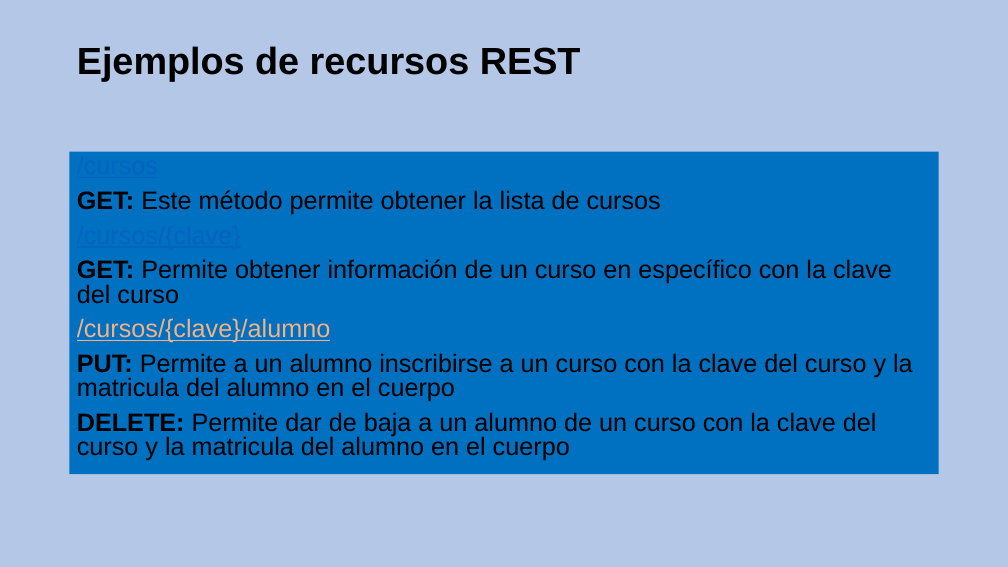
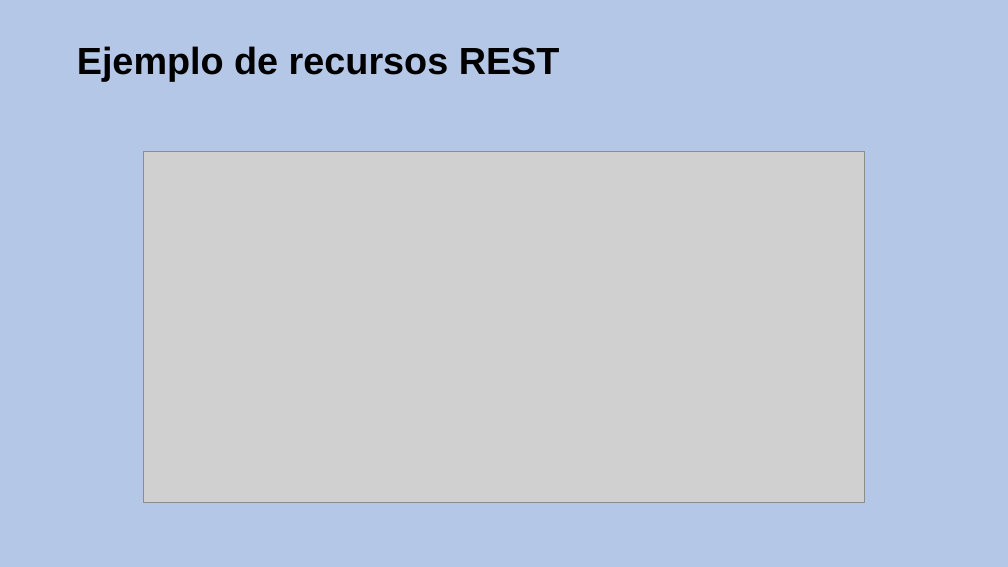
Before and after one commit to CesarFlick/shule-server-repositorio, a slide deck: slide 7 of INSTITUTO POLITÉCNICO NACIONAL.pptx (slide 8 before the commit). Drawn at 1008x567 pixels with LibreOffice and Linux fonts; fonts in the diff are those of the drawing; grey boxes stand for pictures. Boxes give left, top, right and bottom in pixels: in the first picture for what was removed or moved away, otherwise in the second. Text is boxed around its words. In the diff, an @@ line names an element or a change of style, - is before the commit and + after.

```diff
--- a/INSTITUTO POLITÉCNICO NACIONAL.pptx
+++ b/INSTITUTO POLITÉCNICO NACIONAL.pptx
@@ title at <box>77,46,560,81</box>: text changed @@
-Ejemplos de recursos REST
+Ejemplo de recursos REST
@@ text removed at <box>70,152,939,475</box> @@
-/cursos
-GET: Este método permite obtener la lista de cursos
-/cursos/{clave}
-GET: Permite obtener información de un curso en específico con la clave del curso
-/cursos/{clave}/alumno
-PUT: Permite a un alumno inscribirse a un curso con la clave del curso y la matricula del alumno en el cuerpo
-DELETE: Permite dar de baja a un alumno de un curso con la clave del curso y la matricula del alumno en el cuerpo
@@ picture added at <box>143,152,864,503</box> @@
```
Also in this commit, not shown: 4 other slides changed, 2 slides removed, 4 other files.
